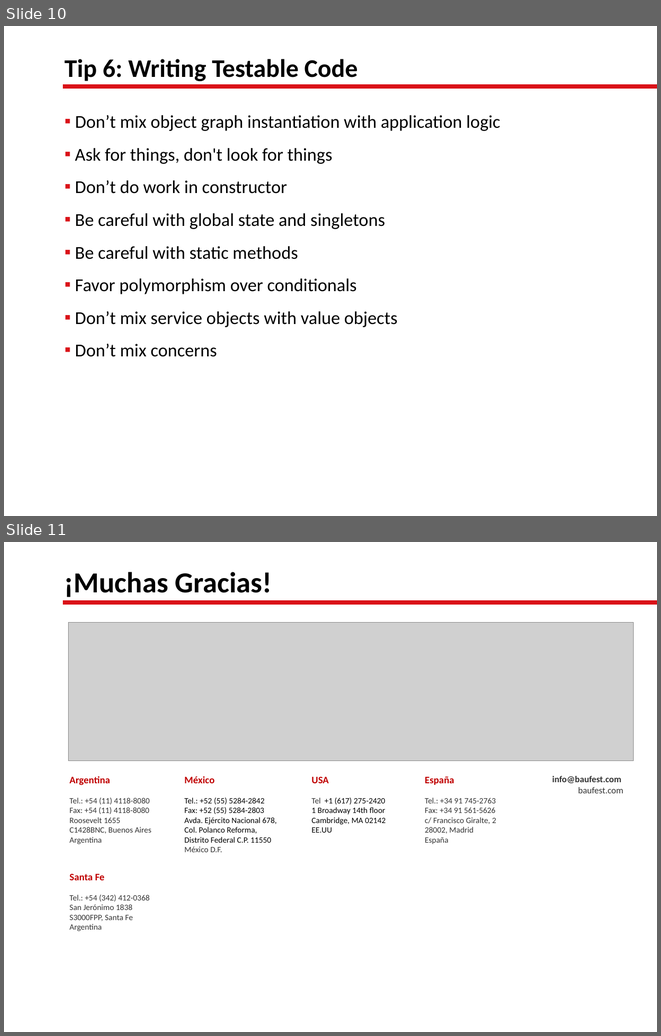
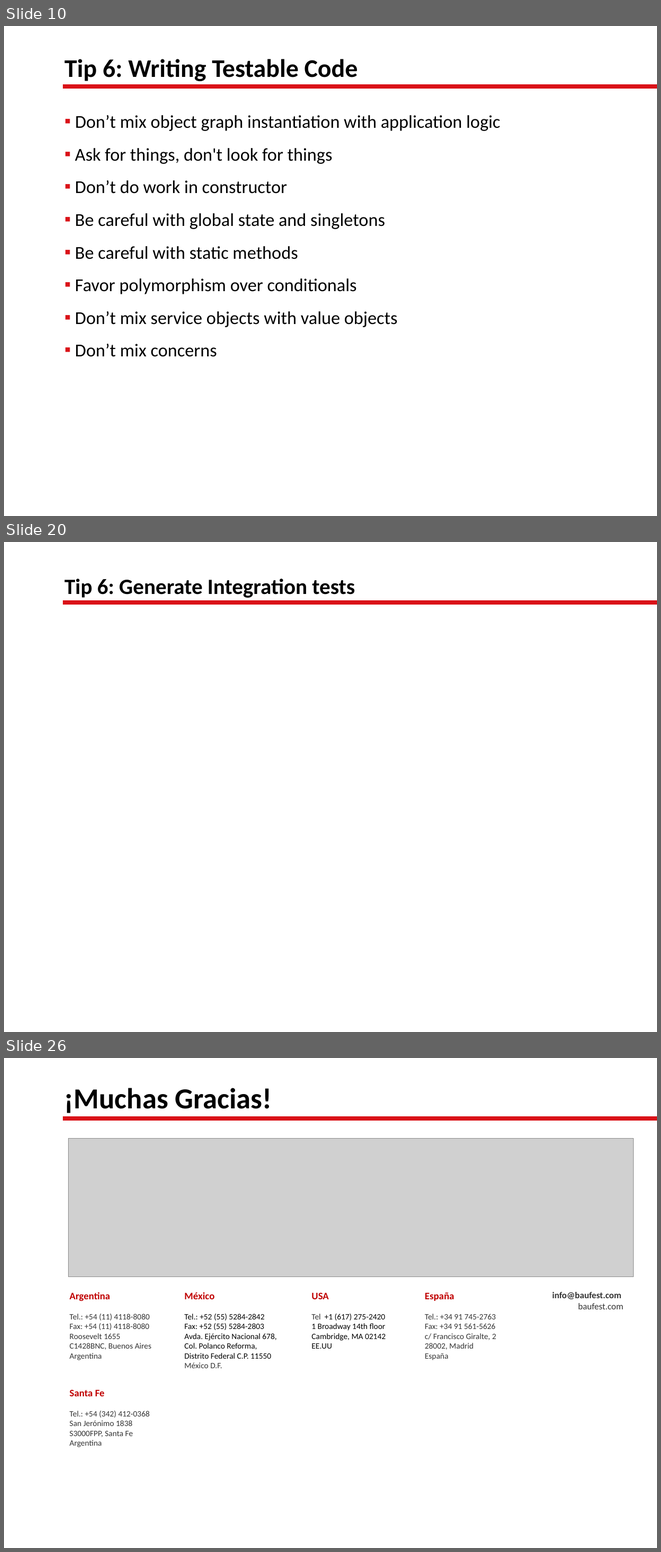
Before and after one commit to lgoldin/TestOrientedDevelopment, a slide deck: Test-Oriented Development.pptx. Shown one above the other, each under a label of ours: slides 10 and 11 before the commit, slides 10, 20 and 26 after it; the slides between them are not shown. The pictures are 661x1036 and 661x1552 pixels, drawn with LibreOffice and Linux fonts; fonts in the diff are those of the drawing; grey boxes stand for pictures; background and template pictures are left out. Boxes give left, top, right and bottom in pixels: in the first picture for what was removed or moved away, otherwise in the second. Text is boxed around its words. In the diff, an @@ line names an element or a change of style, - is before the commit and + after.

```diff
--- a/Test-Oriented Development.pptx
+++ b/Test-Oriented Development.pptx
@@ slide 20 added at (4,542,657,1032), background picture (left out); not listed: 1 template element that a slide beside it also shows @@
@@ title added at (64,579,355,598), 24 pt, text #000000, bold @@
+Tip 6: Generate Integration tests
@@ what was slide 11 is now slide 26 @@
```
Also in this commit, not shown: 4 slides changed, 15 other slides added, 1 slide removed, 11 other files.
